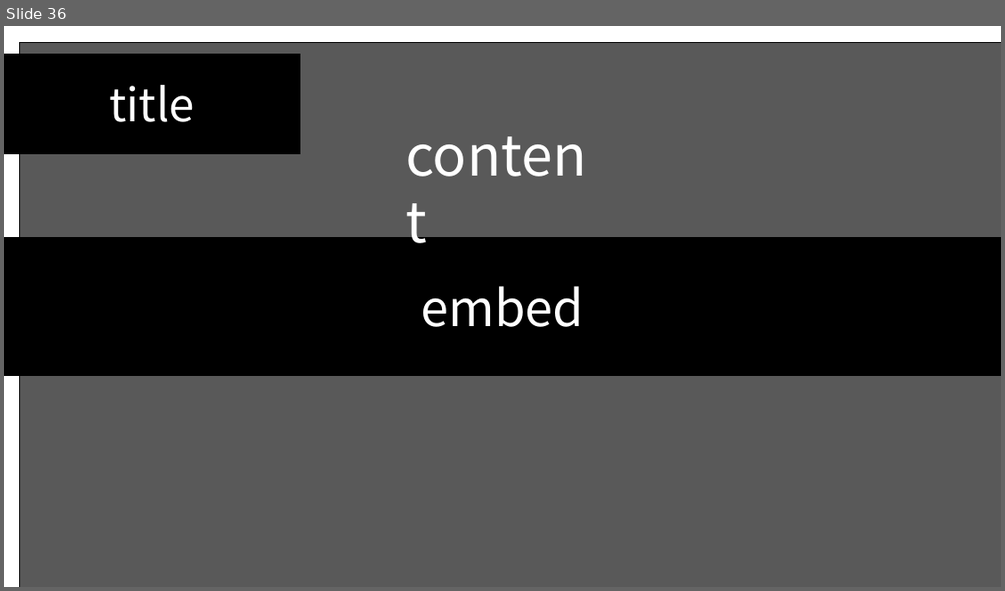
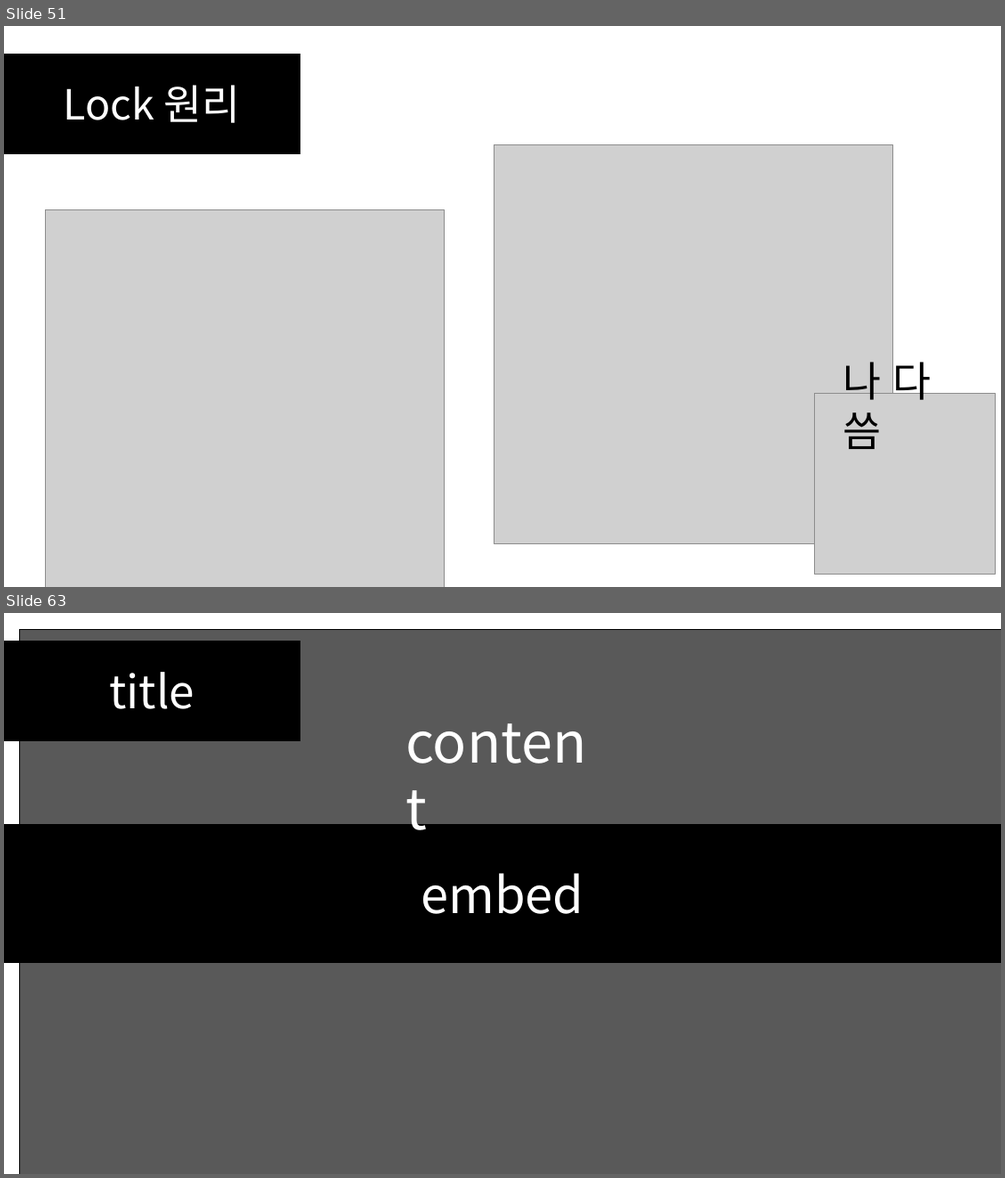
Before and after one commit to SEH00N/SDLU, a slide deck: ServerLecture/PT/4강 멀티스레딩 기초.pptx. Shown one above the other, each under a label of ours: slide 36 before the commit, slides 51 and 63 after it; the slides between them are not shown. The pictures are 1005x591 and 1005x1178 pixels, drawn with LibreOffice and Linux fonts; fonts in the diff are those of the drawing; grey boxes stand for pictures. Boxes give left, top, right and bottom in pixels: in the first picture for what was removed or moved away, otherwise in the second. Text is boxed around its words. In the diff, an @@ line names an element or a change of style, - is before the commit and + after.

```diff
--- a/ServerLecture/PT/4강 멀티스레딩 기초.pptx
+++ b/ServerLecture/PT/4강 멀티스레딩 기초.pptx
@@ slide 51 added at [4, 26, 1001, 587], background #FFFFFF @@
@@ rectangle added at [4, 54, 300, 154], fill #000000, outline #000000 1 pt, 40 pt, text #FFFFFF @@
+Lock 원리
@@ picture added at [494, 145, 893, 543] @@
@@ picture added at [46, 210, 445, 587] @@
@@ text added at [842, 354, 930, 449], 40 pt, text #000000 @@
+나 다 씀
@@ picture added at [815, 394, 995, 574] @@
@@ what was slide 36 is now slide 63 @@
```
Also in this commit, not shown: 1 slide changed, 27 other slides added, 1 slide removed, 11 other files.
